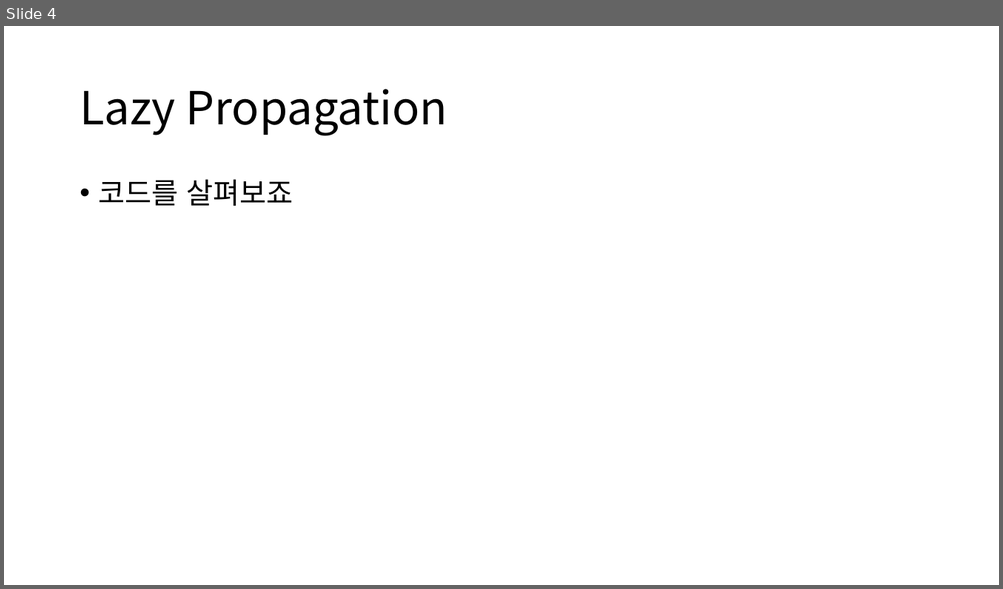
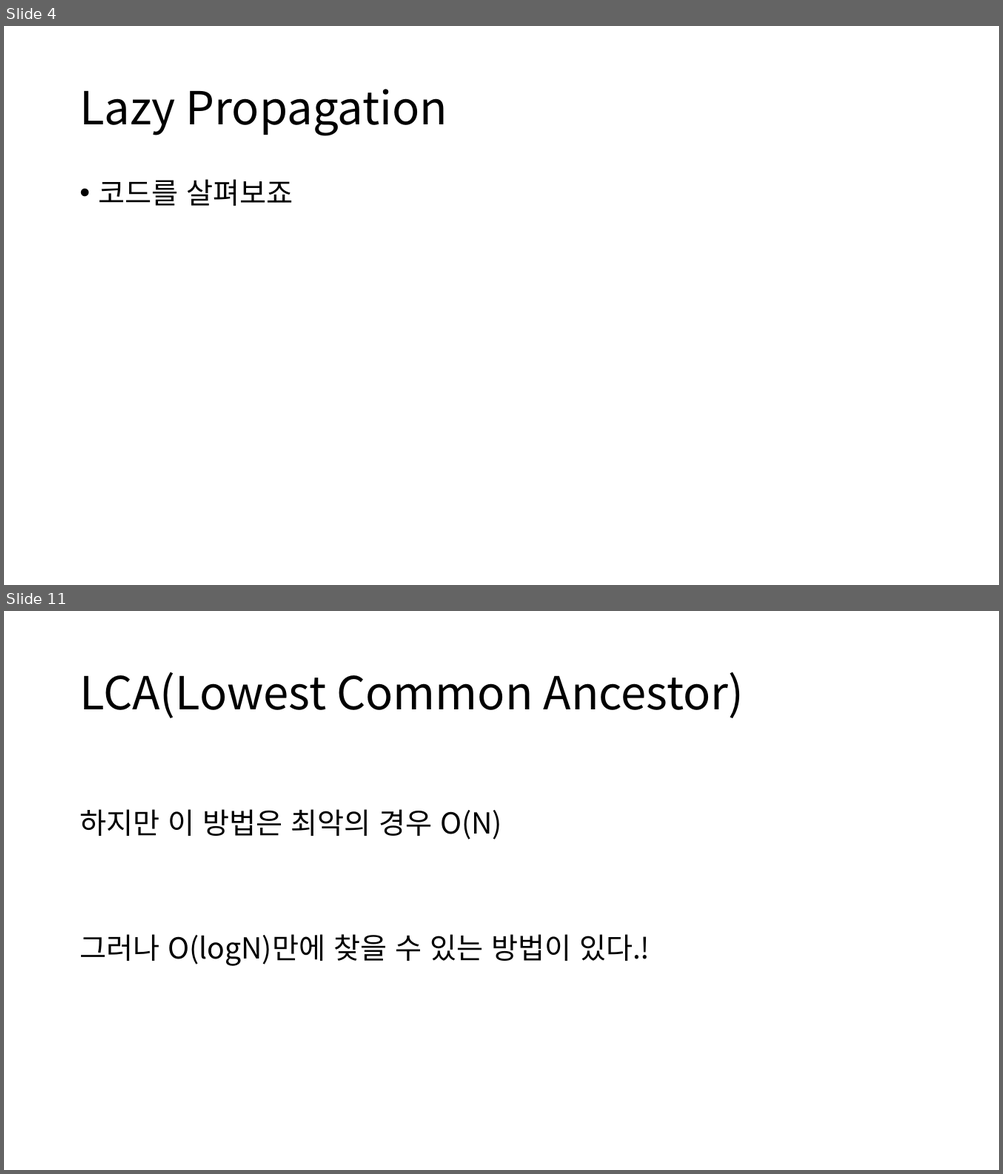
Before and after one commit to ALGOSOPT/algosopt, a slide deck: Chapter24/Lazy Propagation and LCA.pptx. Shown one above the other, each under a label of ours: slide 4 before the commit, slides 4 and 11 after it; the slides between them are not shown. The pictures are 1003x589 and 1003x1174 pixels, drawn with LibreOffice and Linux fonts; fonts in the diff are those of the drawing. Boxes give left, top, right and bottom in pixels: in the first picture for what was removed or moved away, otherwise in the second. Text is boxed around its words. In the diff, an @@ line names an element or a change of style, - is before the commit and + after.

```diff
--- a/Chapter24/Lazy Propagation and LCA.pptx
+++ b/Chapter24/Lazy Propagation and LCA.pptx
@@ slide 11 added at [4,611,999,1170], background #FFFFFF @@
@@ title added at [79,672,744,718], 44 pt, text #000000 @@
+LCA(Lowest Common Ancestor)
@@ text added at [79,809,650,966], 28 pt, text #000000 @@
+하지만 이 방법은 최악의 경우 O(N)
+그러나 O(logN)만에 찾을 수 있는 방법이 있다.!
```
Also in this commit, not shown: 1 slide changed, 15 other slides added, 2 slides removed, 2 other files.
